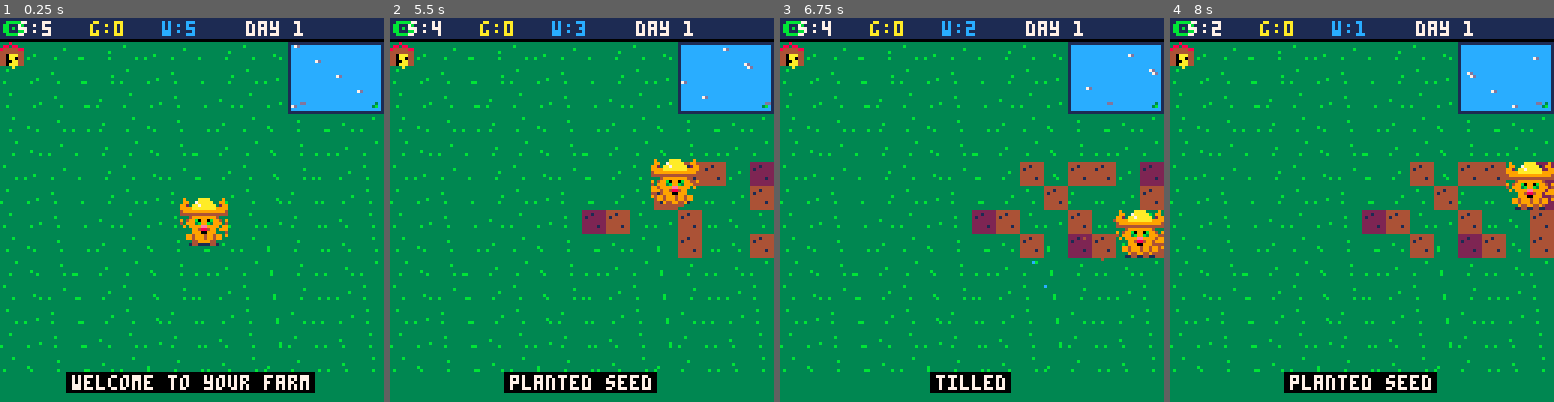
Above: before the commit, frames 1-4 (left to right).
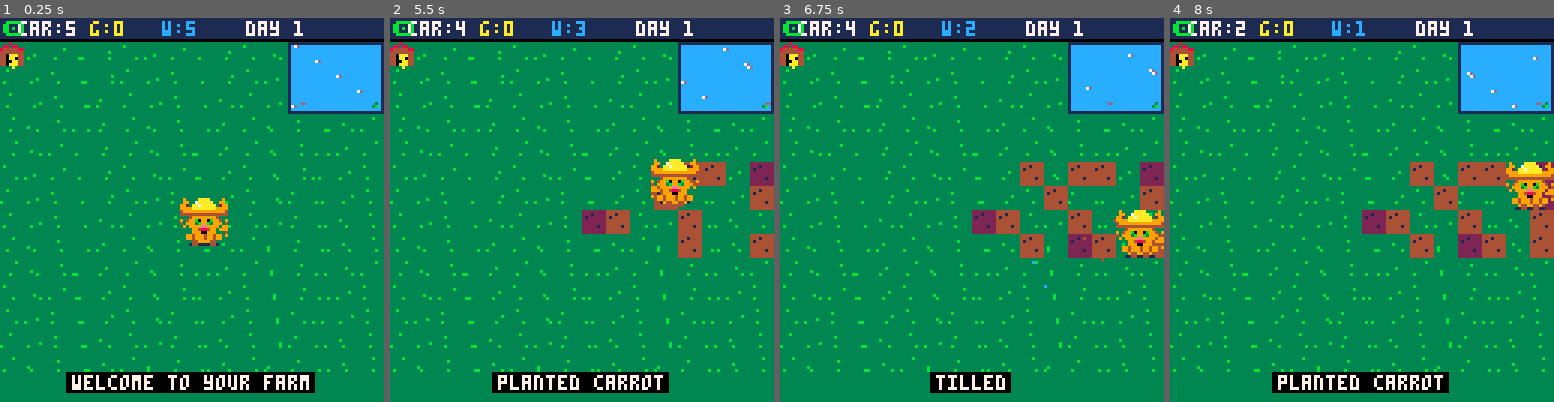
Above: after the commit, the same moments.

Repository: RubenTipparach/tic-labs
Game: PICO-8 cartridge games/pico8-cat-farmer/cart.p8
Same seed, same stepped clock (60 frames per second), same inputs: the game is played once before the commit and once after it.
Inputs:
- Up to frame 1 (0.25 s): no input
- Up to frame 2 (5.5 s): tap X (X key) at 0.33, 1.07, 1.85, 2.97, 4.08, 5.2 s; tap O (Z key) at 0.7, 1.7, 2.1, 2.5, 2.9, 3.3, 3.7, 4.1, 4.5, 4.9, 5.3 s; hold Right 1.6-2.1 s; hold Up 2.15-2.42 s; hold Right 2.47-3.03 s; hold Left 3.08-3.58 s; hold Down 3.63-3.97 s; hold Right 4.02-4.68 s; hold Up 4.73-5.03 s; hold Left from 5.08 s (still down)
- Up to frame 3 (6.75 s): release Left at 5.68 s; tap O (Z key) at 5.7, 6.1, 6.5 s; hold Down 5.73-6.03 s; hold Right 6.08-6.58 s; tap X (X key) at 6.32 s; hold Right from 6.63 s (still down)
- Up to frame 4 (8 s): tap O (Z key) at 6.9, 7.3, 7.7 s; release Right at 7.13 s; hold Up 7.18-7.45 s; tap X (X key) at 7.43 s; hold Right from 7.5 s (still down)

The runs differ from the first frame. In frame 1, 0.2% of the frame differs, in the area x 4-20%, y 0-5%; in frame 2, 1.0%; in frame 3, 0.2%; in frame 4, 1.0%, in the area x 4-73%, y 0-98%.

Commit message:
add carrot, tomato, and corn crop types
Three crop types live in a crop_types table:

- carrot: 2g, 30 sec grow, sells for 3g (orange)
- tomato: 3g, 45 sec grow, sells for 5g (red)
- corn:   4g, 60 sec grow, sells for 7g (yellow)

The player has a separate seed count per type and a "selected"
slot. Z on the barn buys 1 seed of the selected type at that type's
price. X on the barn cycles the selected type and shows its seed
count. Z on tilled soil plants the selected type if seeds are
available; the planted plot remembers its crop (p.crop) so growth
time, ripe color, and harvest sell price all key off the type.

The HUD seed slot shows the 3 letter abbreviation plus selected
count (e.g. car:5, tom:0, cor:0).

https://claude.ai/code/session_01NQVs25MQJPDWa3Lsk4afA4

Diff:
--- a/games/pico8-cat-farmer/cart.p8
+++ b/games/pico8-cat-farmer/cart.p8
@@ -17,11 +17,17 @@
  for x=0,cols-1 do
   plots[x]={}
   for y=0,rows-1 do
-   plots[x][y]={state=0,water=0,timer=0,idle=0}
+   plots[x][y]={state=0,water=0,timer=0,idle=0,crop=1}
   end
  end
  cat={x=60,y=60,f=1,walk=0,dx=0,dy=1}
- seeds=5
+ crop_types={
+  {abbr="car",name="carrot",price=2,sell=3,grow=30*60,color=9},
+  {abbr="tom",name="tomato",price=3,sell=5,grow=45*60,color=8},
+  {abbr="cor",name="corn",price=4,sell=7,grow=60*60,color=10},
+ }
+ seeds={5,0,0}
+ selected=1
  gold=0
  water=5
  water_max=5
@@ -106,7 +112,7 @@
     if p.water>0 then
      p.idle=0
      p.timer+=1
-     if p.timer>=crop_time then
+     if p.timer>=crop_types[p.crop].grow then
       p.state=3
       p.idle=0
       spawn_parts(gx+x*cell+4,gy+y*cell+4,11,4)
@@ -182,13 +188,14 @@
  local tx,ty=tile_at()
  if tx<0 or tx>=cols or ty<0 or ty>=rows then return end
  if tx==bx and ty==by then
-  if gold>=2 then
-   gold-=2
-   seeds+=1
+  local ct=crop_types[selected]
+  if gold>=ct.price then
+   gold-=ct.price
+   seeds[selected]+=1
    sfx(0)
-   say("bought 1 seed (-2g)")
+   say("bought "..ct.name.." (-"..ct.price.."g)")
   else
-   say("need 2 gold")
+   say("need "..ct.price.." gold")
   end
   return
  end
@@ -213,23 +220,25 @@
   spawn_parts(gx+tx*cell+4,gy+ty*cell+5,4,3)
   say("tilled")
  elseif p.state==1 then
-  if seeds>0 then
-   seeds-=1
+  if seeds[selected]>0 then
+   seeds[selected]-=1
    p.state=2
+   p.crop=selected
    p.timer=0
    p.idle=0
    sfx(2)
-   say("planted seed")
+   say("planted "..crop_types[selected].name)
   else
-   say("no seeds, visit barn")
+   say("no "..crop_types[selected].name.." seeds")
   end
  elseif p.state==3 then
+  local ct=crop_types[p.crop]
   p.state=0
   p.idle=0
-  gold+=3
+  gold+=ct.sell
   sfx(3)
-  spawn_parts(gx+tx*cell+4,gy+ty*cell+4,9,8)
-  say("+3 gold")
+  spawn_parts(gx+tx*cell+4,gy+ty*cell+4,ct.color,8)
+  say("+"..ct.sell.."g "..ct.name)
  elseif p.state==4 then
   p.state=1
   p.idle=0
@@ -243,6 +252,13 @@
 function act_x()
  local tx,ty=tile_at()
  if tx<0 or tx>=cols or ty<0 or ty>=rows then return end
+ if tx==bx and ty==by then
+  selected=(selected%#crop_types)+1
+  local ct=crop_types[selected]
+  sfx(0)
+  say("seed: "..ct.name.." ("..seeds[selected]..")")
+  return
+ end
  local ftx,fty=front_tile()
  if in_pond(ftx,fty) then
   if water<water_max then
@@ -325,7 +341,8 @@
      pset(px+4,py+1,10)
     end
    elseif p.state==3 then
-    rectfill(px+3,py+4,px+5,py+6,9)
+    local ct=crop_types[p.crop]
+    rectfill(px+3,py+4,px+5,py+6,ct.color)
     pset(px+3,py+6,8)
     line(px+4,py+1,px+4,py+3,11)
     line(px+3,py+2,px+5,py+2,11)
@@ -393,7 +410,7 @@
  rectfill(0,0,127,7,1)
  line(0,7,127,7,0)
  print("\142",1,1,11)
- print("s:"..seeds,6,1,7)
+ print(crop_types[selected].abbr..":"..seeds[selected],6,1,7)
  print("g:"..gold,30,1,10)
  print("w:"..water,54,1,12)
  print("day "..day,82,1,7)
